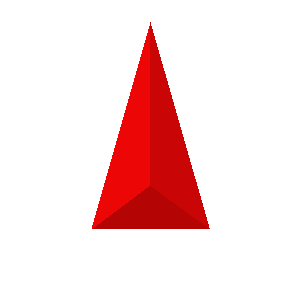
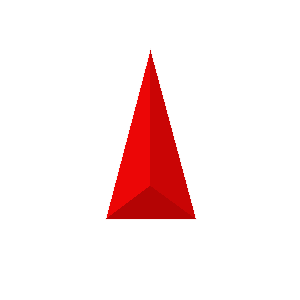
Layer changes from the first w=300, h=300 image to the second:
painted on "Layer" over bbox(92, 22, 210, 229)
